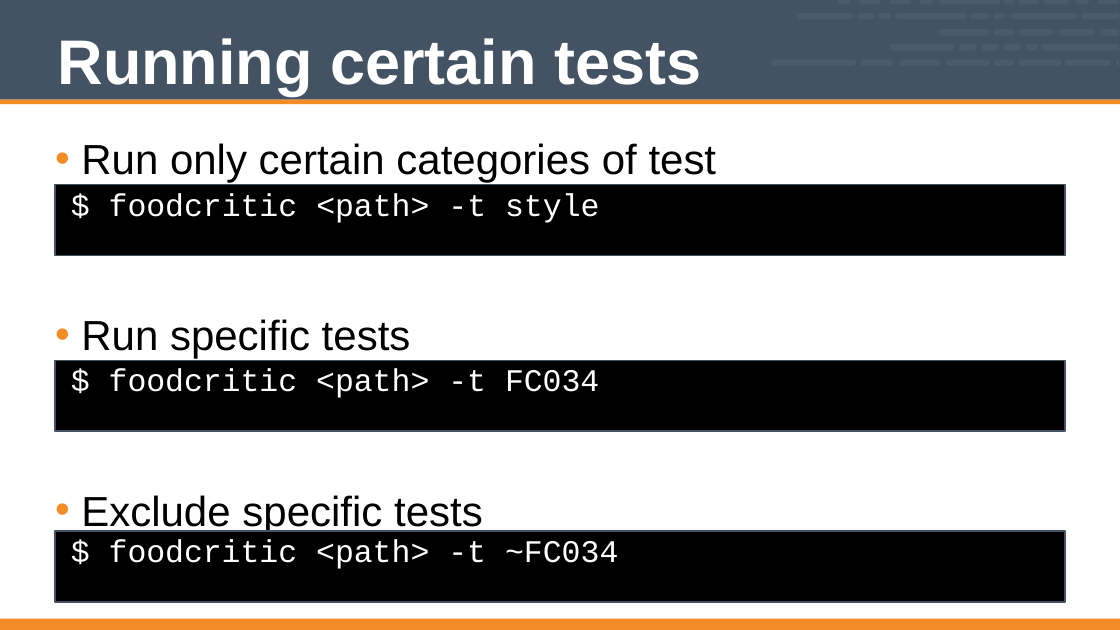
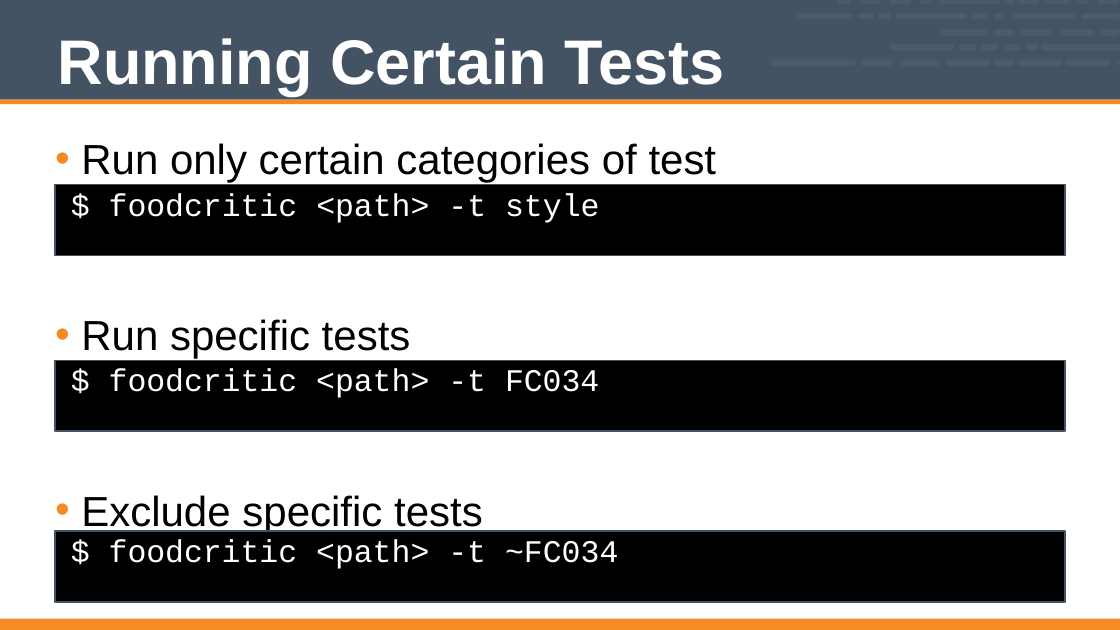
Before and after one commit to vinyar/chef-intermediate, a slide deck: slide 12 of Modules/10-Chef_Intermediate.pptx (slide 11 before the commit). Drawn at 1120x630 pixels with LibreOffice and Linux fonts; fonts in the diff are those of the drawing. Boxes give left, top, right and bottom in pixels: in the first picture for what was removed or moved away, otherwise in the second. Text is boxed around its words. In the diff, an @@ line names an element or a change of style, - is before the commit and + after.

```diff
--- a/Modules/10-Chef_Intermediate.pptx
+++ b/Modules/10-Chef_Intermediate.pptx
@@ title at (x1=58, y1=38, x2=725, y2=95): text changed @@
-Running certain tests
+Running Certain Tests
```
Also in this commit, not shown: 8 other slides changed, 3 slides added, 1 slide removed.
